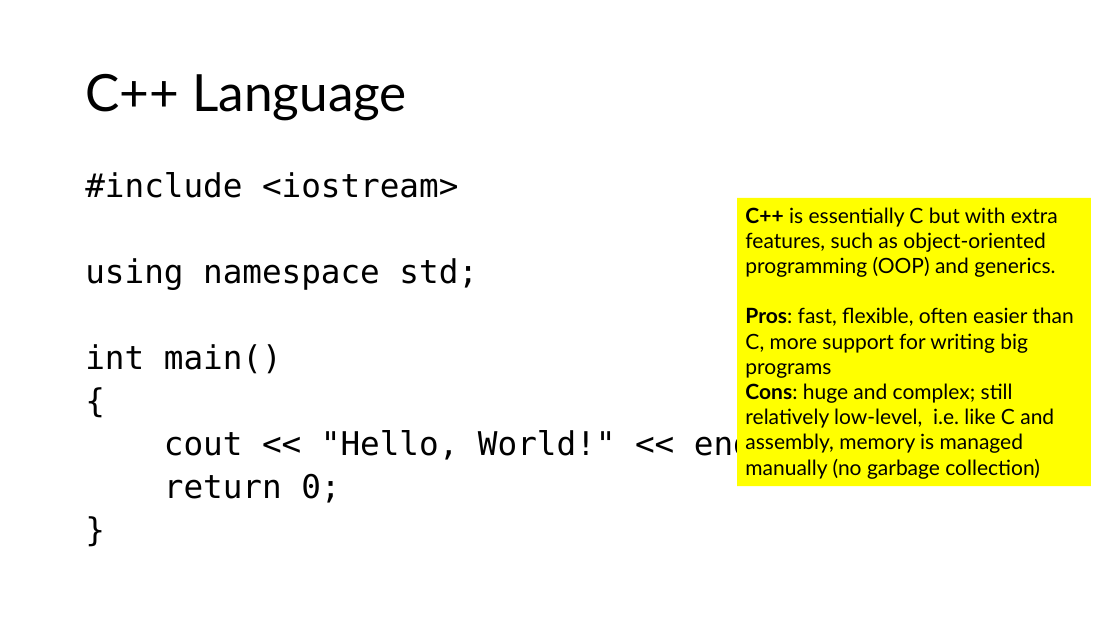
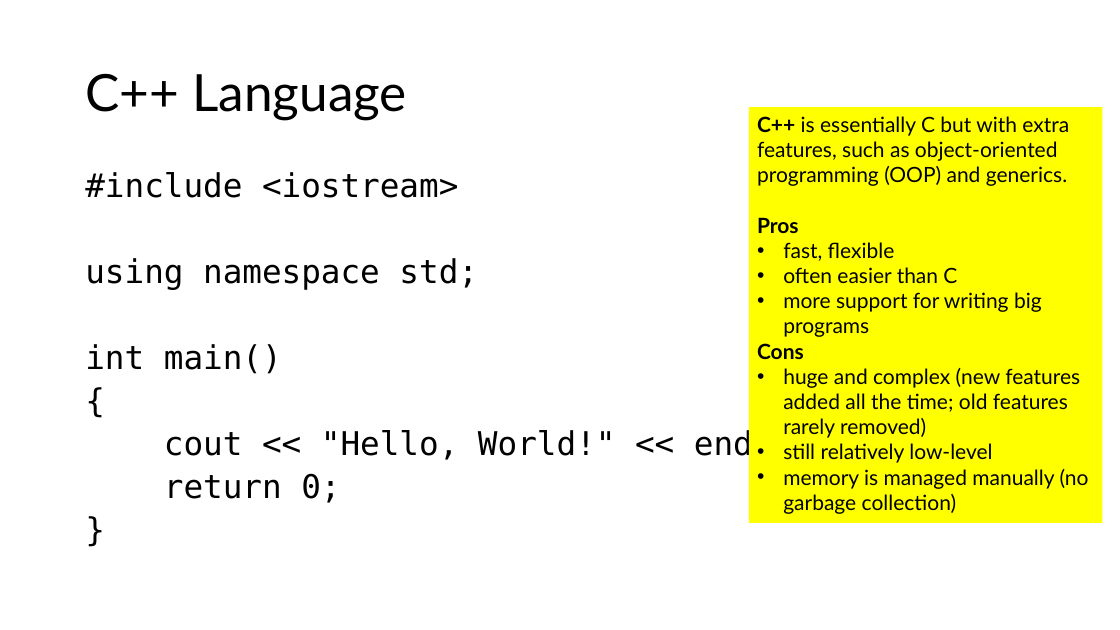
Before and after one commit to tjd1234/cmpt120spring2026, a slide deck: slide 11 of lecture_notes/chapter1/chapter1.pptx (slide 10 before the commit). Drawn at 1120x630 pixels with LibreOffice and Linux fonts; fonts in the diff are those of the drawing. Boxes give left, top, right and bottom in pixels: in the first picture for what was removed or moved away, otherwise in the second. Text is boxed around its words. In the diff, an @@ line names an element or a change of style, - is before the commit and + after.

```diff
--- a/lecture_notes/chapter1/chapter1.pptx
+++ b/lecture_notes/chapter1/chapter1.pptx
@@ rectangle "C++ is essentially C but ...": place and size @@
-rectangle "C++ is essentially C but ..." at bbox=[738, 198, 1091, 486]
+rectangle "C++ is essentially C but ..." at bbox=[749, 108, 1102, 523]
@@ text in rectangle at bbox=[757, 217, 1089, 514]: text changed @@
-Pros: fast, flexible, often easier than C, more support for writing big programs
-Cons: huge and complex; still relatively low-level, i.e. like C and assembly, memory is managed manually (no garbage collection)
+Pros
+• fast, flexible
+• often easier than C
+• more support for writing big programs
+Cons
+• huge and complex (new features added all the time; old features rarely removed)
+• still relatively low-level
+• memory is managed manually (no garbage collection)
```
Also in this commit, not shown: 12 other slides changed, 1 slide added, 3 other files.
